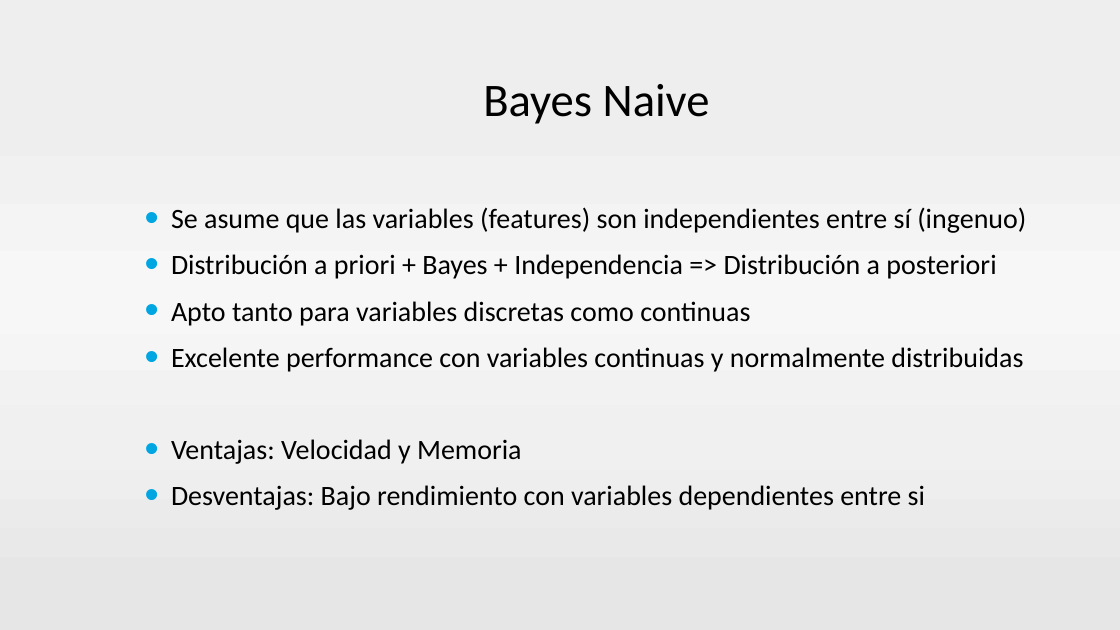
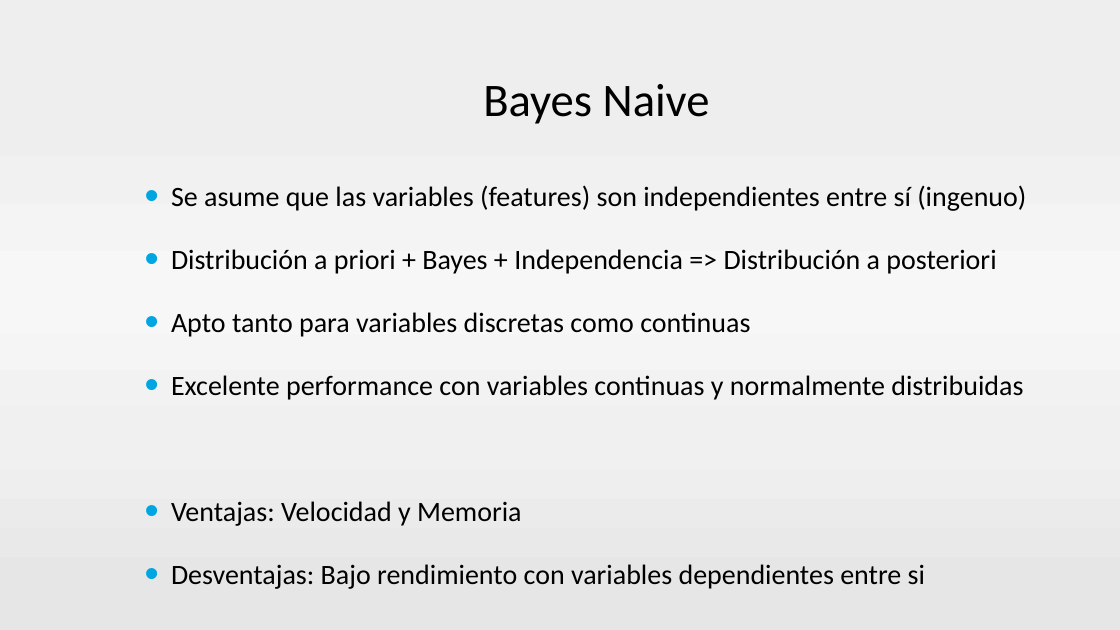
Before and after one commit to neozero86/tesis-megea, a slide deck: slide 12 of Presentacion/PresentacionTesis v2.pptx. Drawn at 1120x630 pixels with LibreOffice and Linux fonts; fonts in the diff are those of the drawing; background and template pictures are left out. Boxes give left, top, right and bottom in pixels: in the first picture for what was removed or moved away, otherwise in the second. Text is boxed around its words. In the diff, an @@ line names an element or a change of style, - is before the commit and + after.

```diff
--- a/Presentacion/PresentacionTesis v2.pptx
+++ b/Presentacion/PresentacionTesis v2.pptx
@@ text "Se asume que las variables ...": place and size @@
-text "Se asume que las variables ..." at (171, 207, 1026, 510)
+text "Se asume que las variables ..." at (171, 185, 1026, 589)
@@ text "Se asume que las variables ..." at (171, 185, 1026, 589): line spacing 1 to 1.5 @@
```
Also in this commit, not shown: 20 other slides changed.
